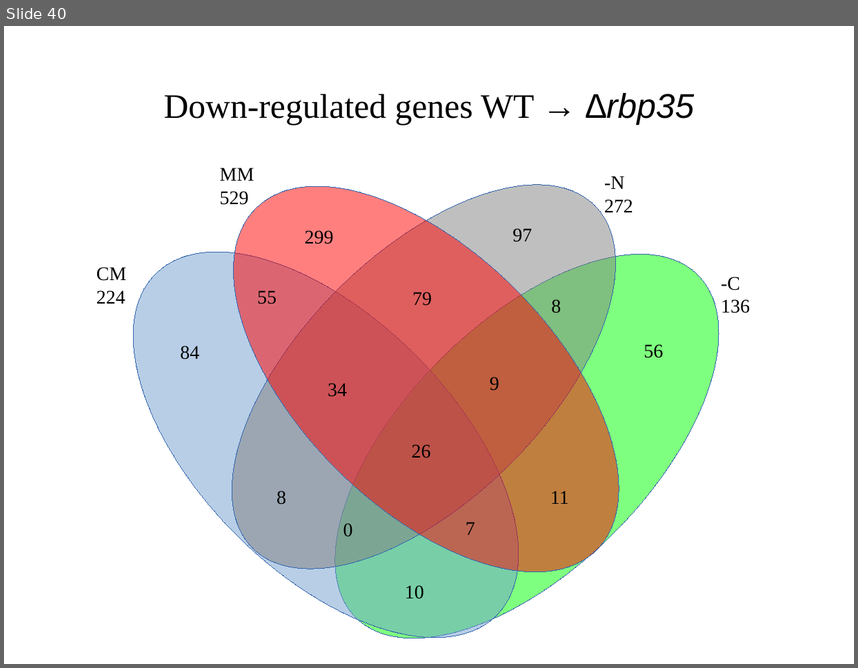
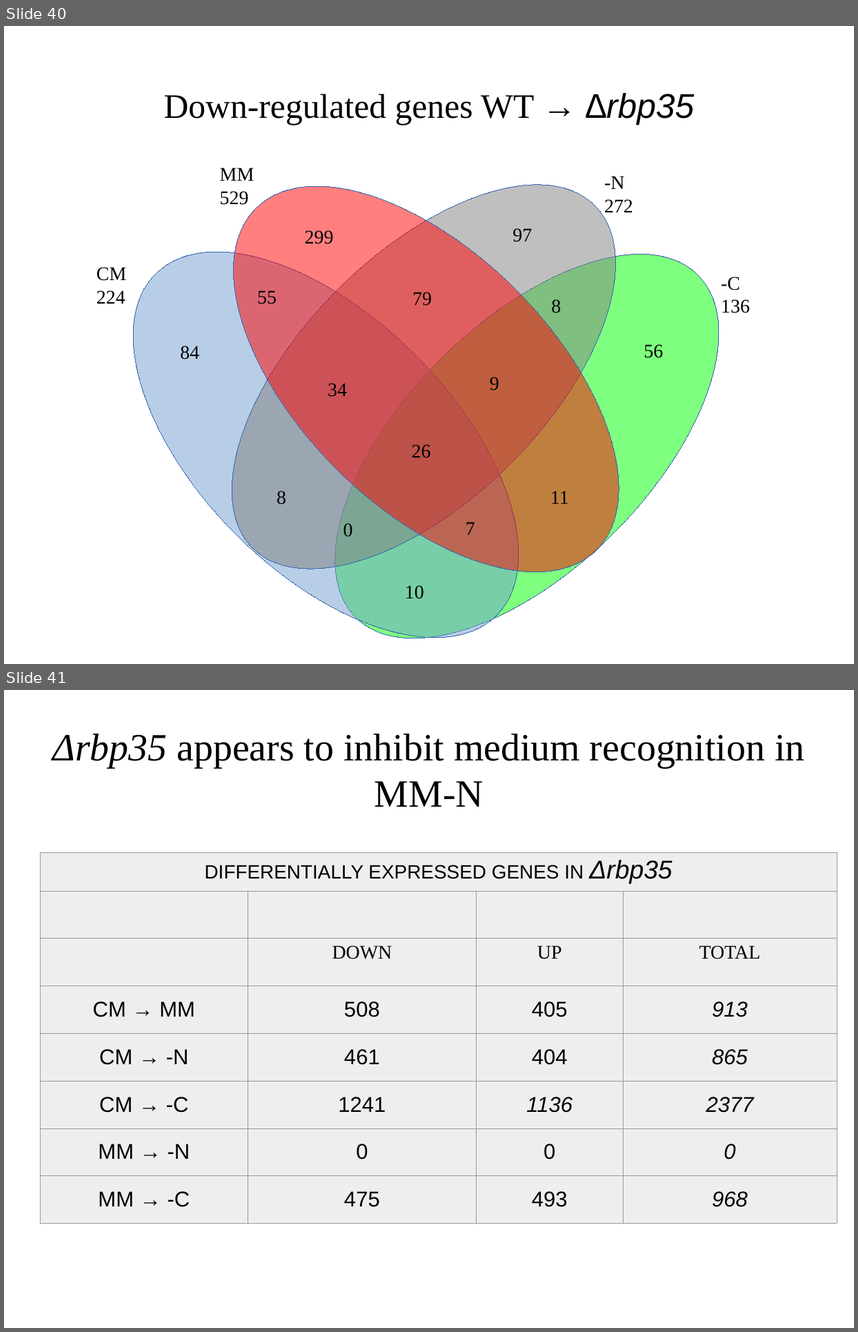
Before and after one commit to wilkinsonlab/m-oryzae-polya, a slide deck: doc/version_21/oryzae_presentation.odp. Shown one above the other, each under a label of ours: slide 40 before the commit, slides 40 and 41 after it. The pictures are 858x668 and 858x1332 pixels, drawn with LibreOffice and Linux fonts; fonts in the diff are those of the drawing. Boxes give left, top, right and bottom in pixels: in the first picture for what was removed or moved away, otherwise in the second. Text is boxed around its words. In the diff, an @@ line names an element or a change of style, - is before the commit and + after.

```diff
--- a/doc/version_21/oryzae_presentation.odp
+++ b/doc/version_21/oryzae_presentation.odp
@@ slide 41 added at [4,690,854,1328], background #FFFFFF @@
@@ title added at [52,733,804,807], 36 pt, text #000000 @@
+Δrbp35 appears to inhibit medium recognition in MM-N
@@ table added at [41,852,836,1221], 8 rows, 4 columns @@
+DIFFERENTIALLY EXPRESSED GENES IN Δrbp35 |  |  | 
+ |  |  | 
+ | DOWN | UP | TOTAL
+CM → MM | 508 | 405 | 913
+CM → -N | 461 | 404 | 865
+CM → -C | 1241 | 1136 | 2377
+MM → -N | 0 | 0 | 0
+MM → -C | 475 | 493 | 968
```
Also in this commit, not shown: 16 slides changed, 4 other files.
